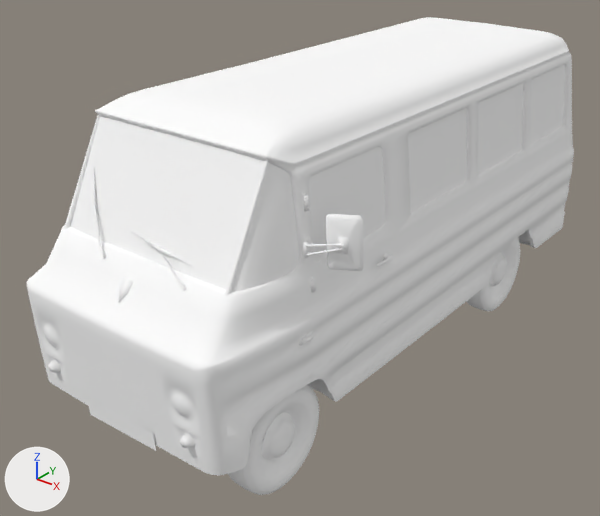
An edit to the Blender file Agina/assets/models/car/ad1be740d7ec4761ab57ea20315fc887.blend, drawn before and after from the same camera.
Rendered twice from a 50 mm lens placed at (0.973, -1.433, 0.865), pointed at (-0.051, -0.153, 0.071). Arrows for +X, +Y and +Z are at lower left; the lights stay in place. The picture after the commit comes second.
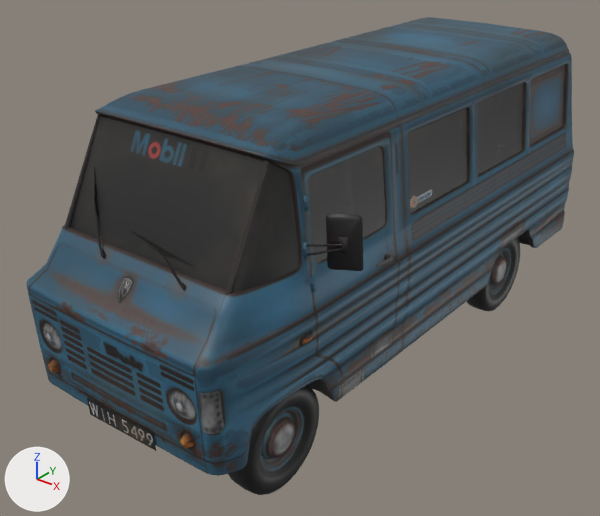
What differs and where, as boxes [x1, y1, x2, y2] in the pictures (600 x 516 px):
'Plane.018', surface changed (darker)
    both: [27, 17, 574, 495]
'Plane.003', surface changed
    both: [302, 242, 309, 258]

The change in detail:
Picture 'diffuse.jpeg' (img_diffuse_jpeg) is new.
In material 'zuk' (mat_zuk), base_color is no longer (1.0, 1.0, 1.0), white #ffffff.
Material 'zuk' (mat_zuk) is now built by principled_material('zuk') instead of diffuse_material('zuk').
In material 'zuk' (mat_zuk), texture is now set to img_diffuse_jpeg.
